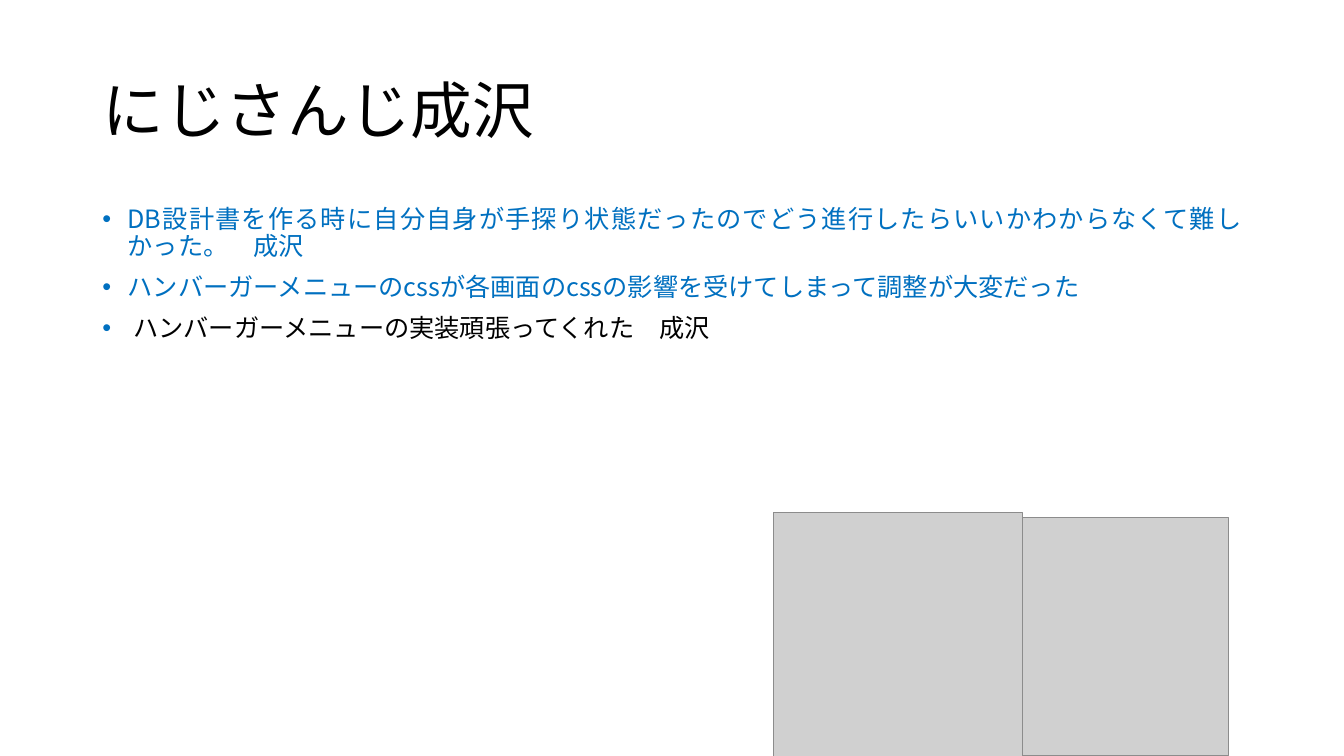
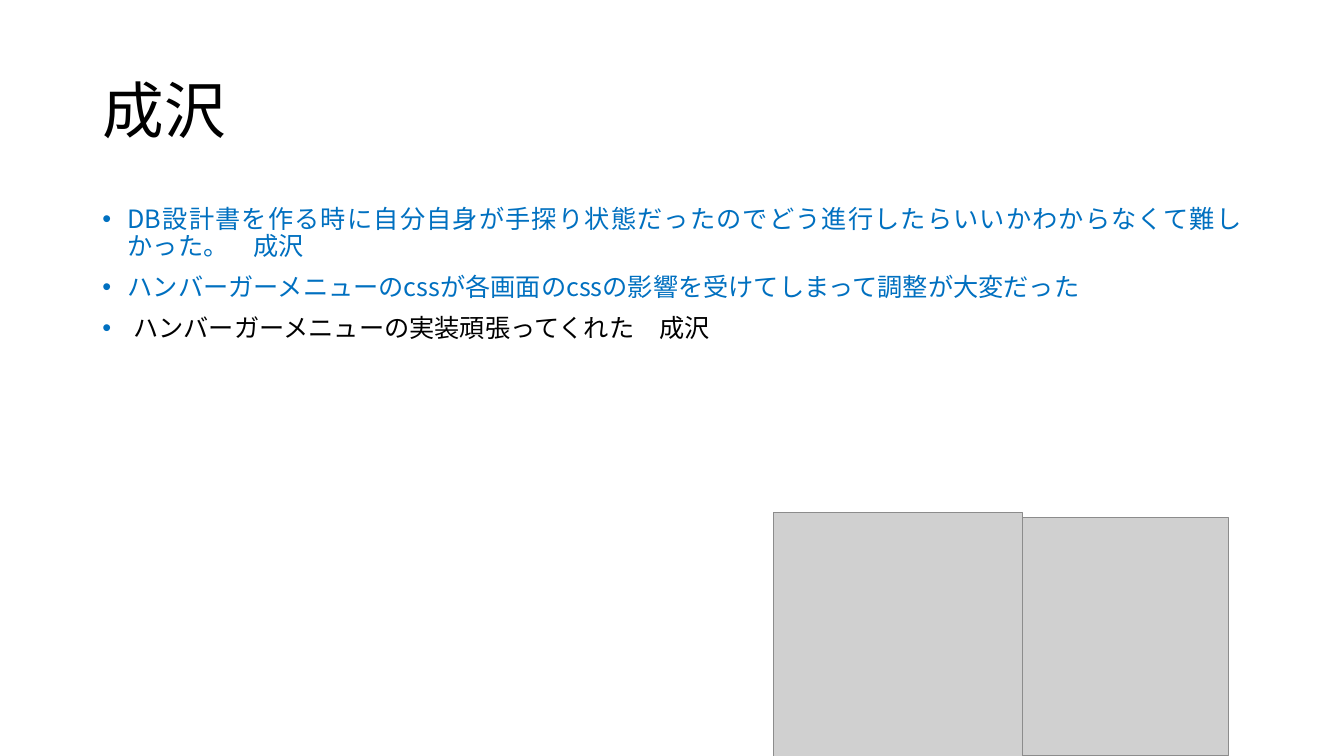
Before and after one commit to dojo2023/E-3, a slide deck: slide 18 of doc/チーム開発成果発表.pptm (slide 17 before the commit). Drawn at 1344x756 pixels with LibreOffice and Linux fonts; fonts in the diff are those of the drawing; grey boxes stand for pictures. Boxes give left, top, right and bottom in pixels: in the first picture for what was removed or moved away, otherwise in the second. Text is boxed around its words. In the diff, an @@ line names an element or a change of style, - is before the commit and + after.

```diff
--- a/doc/チーム開発成果発表.pptm
+++ b/doc/チーム開発成果発表.pptm
@@ title at bbox=[102, 81, 225, 138]: text changed @@
-にじさんじ成沢
+成沢
```
Also in this commit, not shown: 9 other slides changed, 2 slides added, 2 slides removed.
